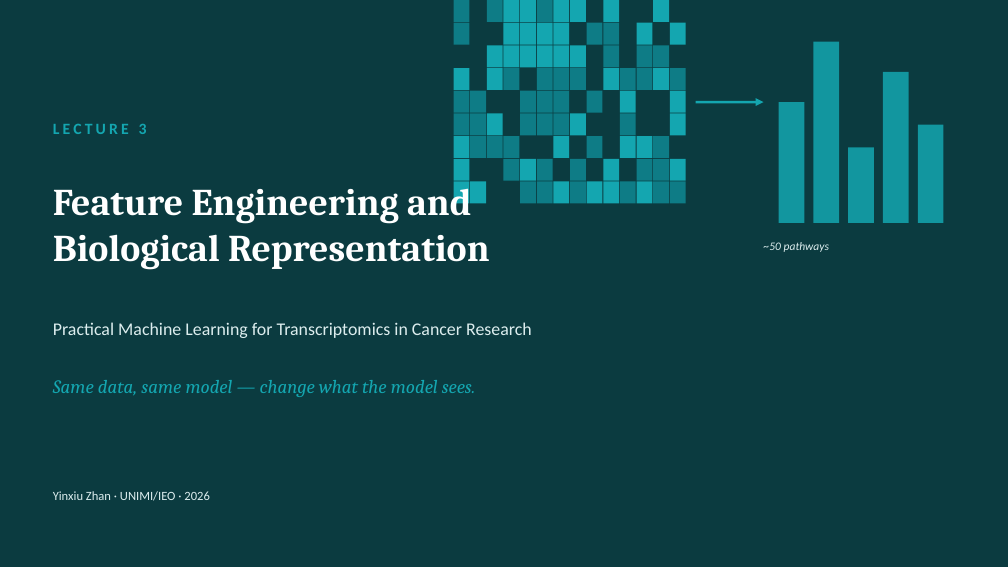
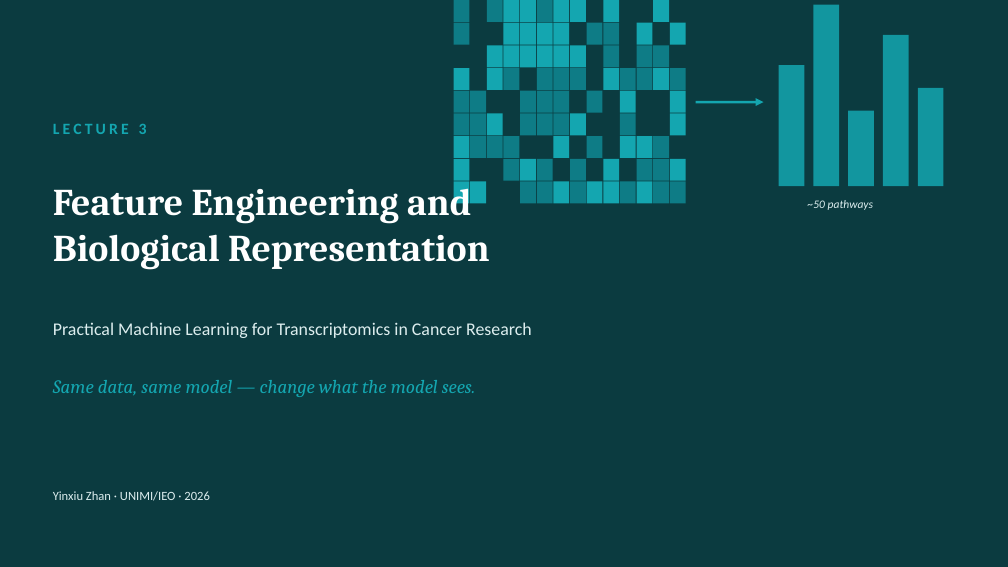
Before and after one commit to zhanyinx/ml26, a slide deck: slide 1 of lessons/lesson03_feature_engineering/theory/slides/Lecture3 - Feature Engineering and Biological Representation.pptx. Drawn at 1008x567 pixels with LibreOffice and Linux fonts; fonts in the diff are those of the drawing. Boxes give left, top, right and bottom in pixels: in the first picture for what was removed or moved away, otherwise in the second. Text is boxed around its words. In the diff, an @@ line names an element or a change of style, - is before the commit and + after.

```diff
--- a/lessons/lesson03_feature_engineering/theory/slides/Lecture3 - Feature Engineering and Biological Representation.pptx
+++ b/lessons/lesson03_feature_engineering/theory/slides/Lecture3 - Feature Engineering and Biological Representation.pptx
@@ 5 rectangles moved together from (x1=779, y1=42, x2=944, y2=223) to (x1=779, y1=5, x2=944, y2=186) @@
@@ text "~50 pathways" moved from (x1=764, y1=242, x2=830, y2=252) to (x1=808, y1=200, x2=874, y2=210) @@
```
Also in this commit, not shown: 20 other slides changed, 2 slides added, 7 slides removed.
